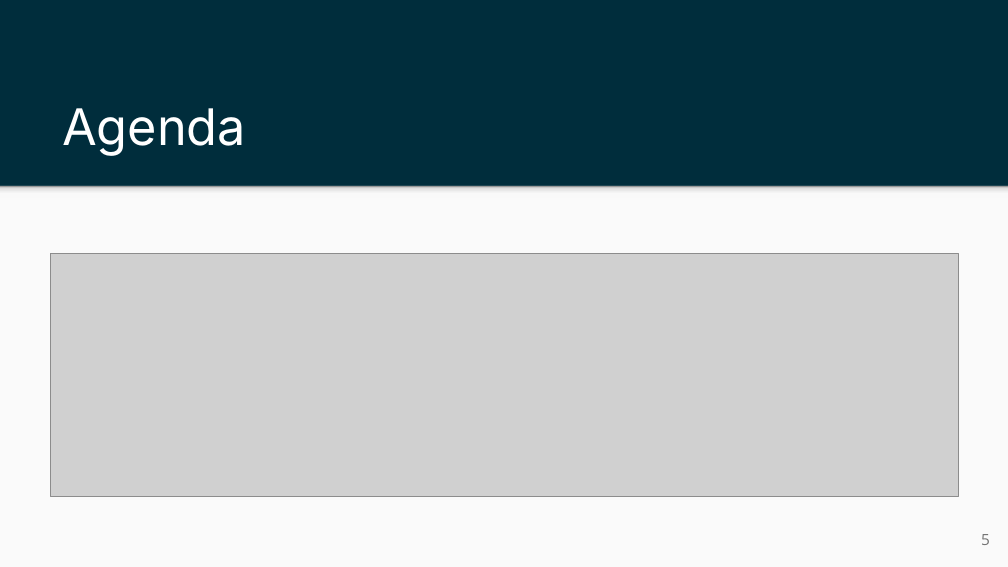
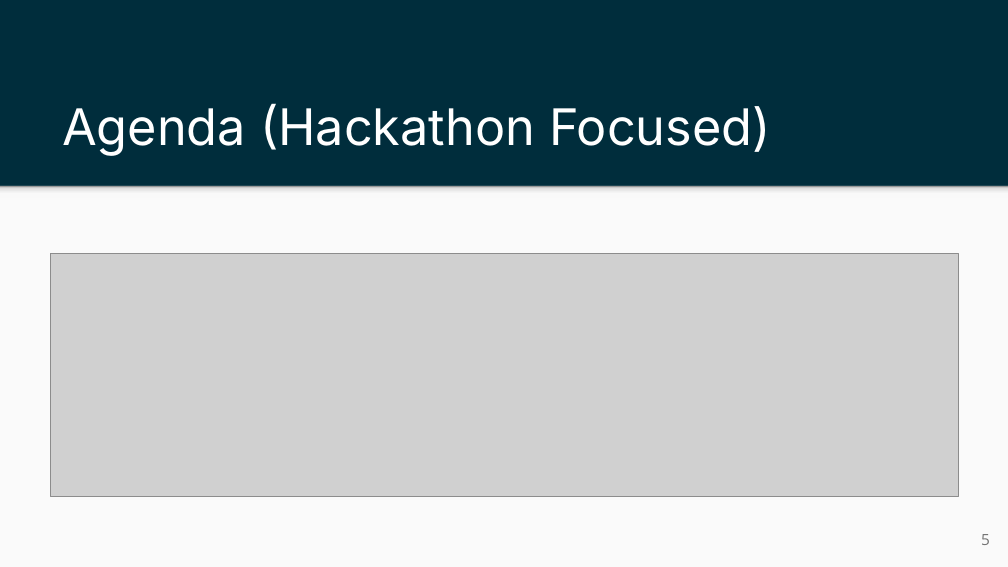
Before and after one commit to ietf-wg-nmop/IETF-Meetings, a slide deck: slide 5 of 121/nmop-chairs-slides-session-2.pptx. Drawn at 1008x567 pixels with LibreOffice and Linux fonts; fonts in the diff are those of the drawing; grey boxes stand for pictures. Boxes give left, top, right and bottom in pixels: in the first picture for what was removed or moved away, otherwise in the second. Text is boxed around its words. In the diff, an @@ line names an element or a change of style, - is before the commit and + after.

Commit message:
Stressed that this session is about the hackathon

```diff
--- a/121/nmop-chairs-slides-session-2.pptx
+++ b/121/nmop-chairs-slides-session-2.pptx
@@ title at box(62, 103, 771, 156): text changed @@
-Agenda
+Agenda (Hackathon Focused)
```
